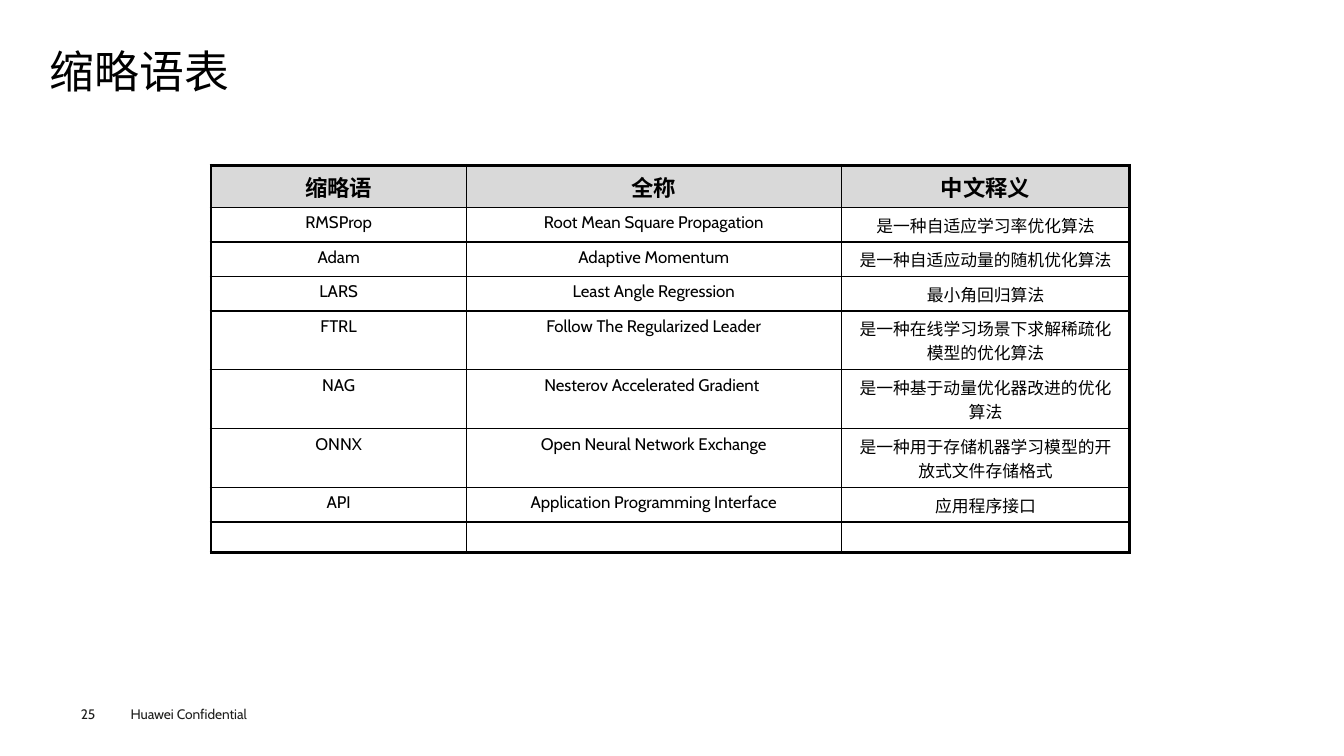
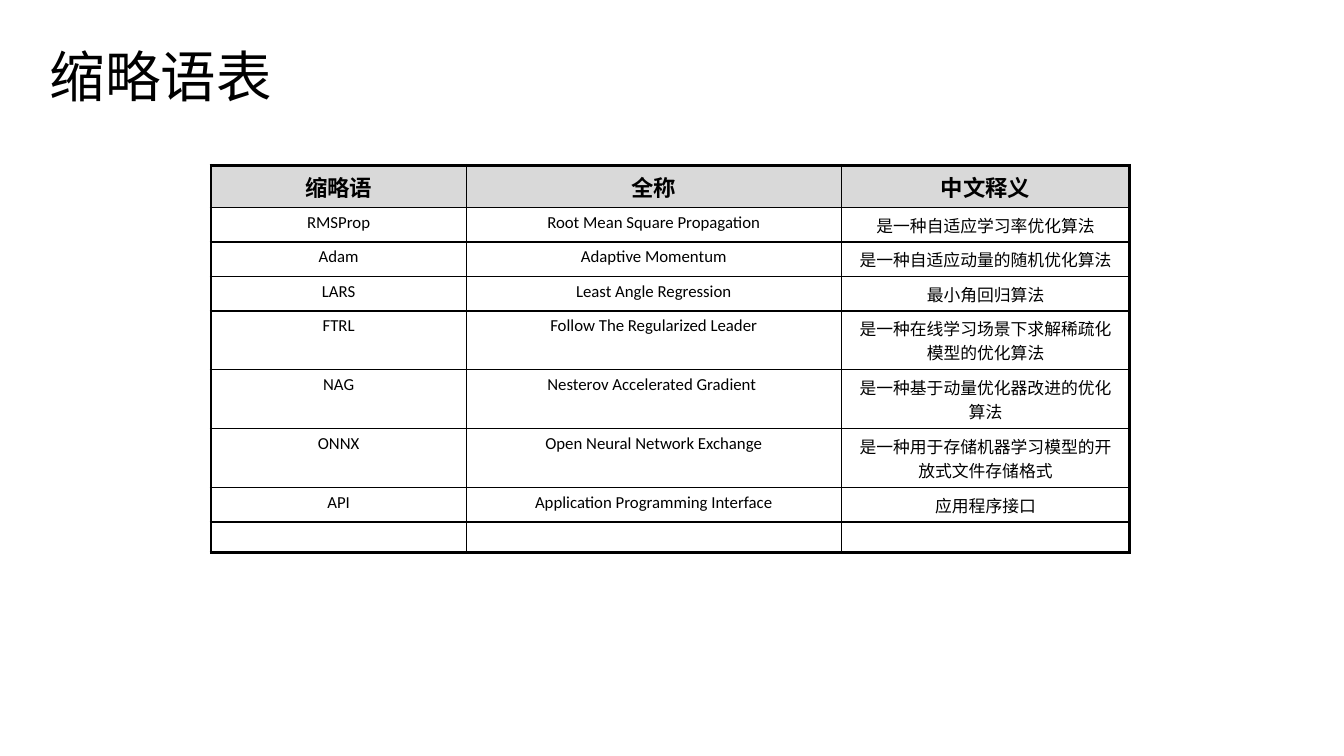
Before and after one commit to mindspore-courses/CradleOfAI, a slide deck: slide 27 of MindSpore做深度学习训练.pptx (slide 25 before the commit). Drawn at 1344x756 pixels with LibreOffice and Linux fonts; fonts in the diff are those of the drawing; background and template pictures are left out. Boxes give left, top, right and bottom in pixels: in the first picture for what was removed or moved away, otherwise in the second. Text is boxed around its words. In the diff, an @@ line names an element or a change of style, - is before the commit and + after.

```diff
--- a/MindSpore做深度学习训练.pptx
+++ b/MindSpore做深度学习训练.pptx
@@ title "缩略语表" at (x1=50, y1=50, x2=272, y2=102): size 32 to 39.6 pt, font Cabin to Noto Sans CJK SC @@
@@ table at (x1=211, y1=165, x2=1130, y2=518) @@
@@ font Cabin to Calibri @@
@@ page number removed at (x1=81, y1=709, x2=96, y2=719) @@
-25
@@ text removed at (x1=131, y1=708, x2=247, y2=719) @@
-Huawei Confidential
```
Also in this commit, not shown: 22 other slides changed, 4 slides added, 2 slides removed, 28 other files.
